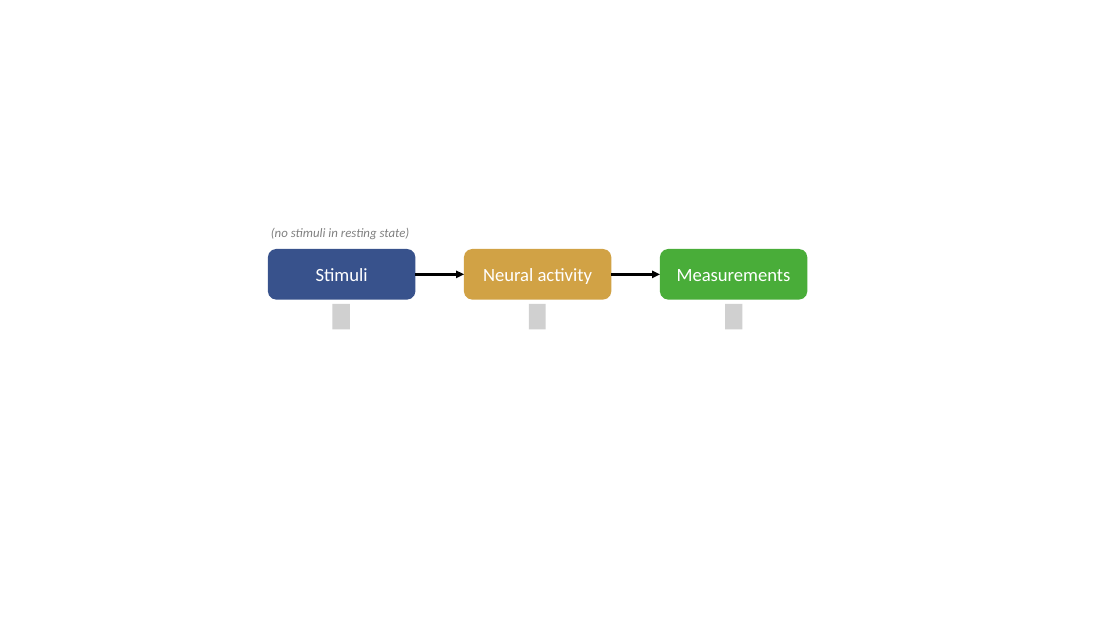
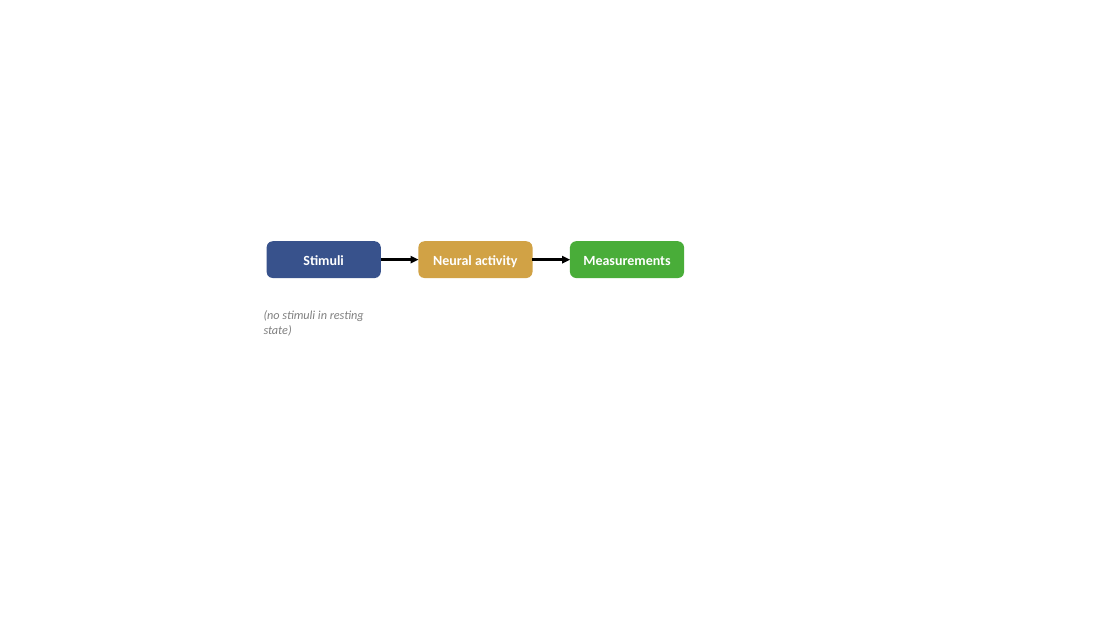
Before and after one commit to spm/spm-docs, a slide deck: slide 1 of theory/dcm/theory-dcm-images.pptx. Drawn at 1120x630 pixels with LibreOffice and Linux fonts; fonts in the diff are those of the drawing; grey boxes stand for pictures; background and template pictures are left out. Boxes give left, top, right and bottom in pixels: in the first picture for what was removed or moved away, otherwise in the second. Text is boxed around its words. In the diff, an @@ line names an element or a change of style, - is before the commit and + after.

```diff
--- a/theory/dcm/theory-dcm-images.pptx
+++ b/theory/dcm/theory-dcm-images.pptx
@@ rounded rectangle "Stimuli": place and size @@
-rounded rectangle "Stimuli" at (268,249,416,299)
+rounded rectangle "Stimuli" at (266,241,381,278)
@@ arrow moved from (416, 275) - (464, 275) to (381, 260) - (418, 260) @@
@@ rounded rectangle "Neural activity": place and size @@
-rounded rectangle "Neural activity" at (464,249,612,299)
+rounded rectangle "Neural activity" at (418,241,533,278)
@@ arrow moved from (612, 275) - (660, 275) to (533, 260) - (571, 260) @@
@@ size 16 to 12 pt, bold on in 3 elements at (266,241,381,278), (418,241,533,278), (571,241,685,278) @@
@@ rounded rectangle "Measurements": place and size @@
-rounded rectangle "Measurements" at (660,249,808,299)
+rounded rectangle "Measurements" at (571,241,685,278)
@@ text "(no stimuli in resting state)": place and size @@
-text "(no stimuli in resting state)" at (271,228,410,239)
+text "(no stimuli in resting state)" at (264,310,364,336)
@@ text "(no stimuli in resting state)" at (264,310,364,336): size 11 to 10.5 pt @@
@@ picture removed at (333,304,350,329) @@
@@ picture removed at (529,304,546,329) @@
@@ picture removed at (725,304,742,329) @@
```
Also in this commit, not shown: 2 other files.
